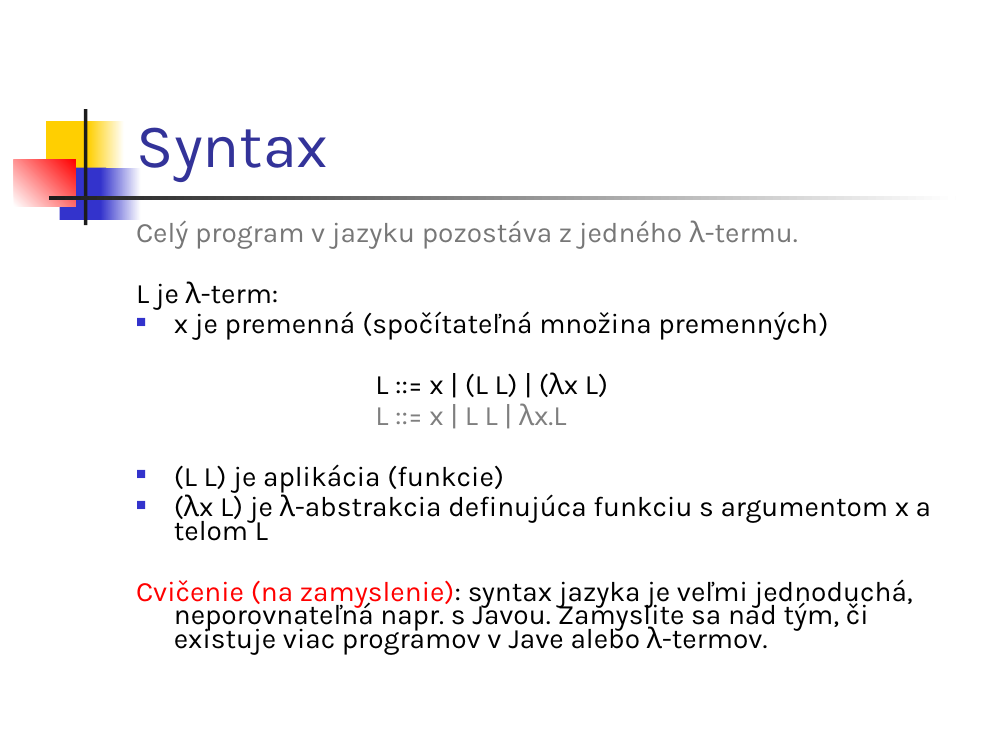
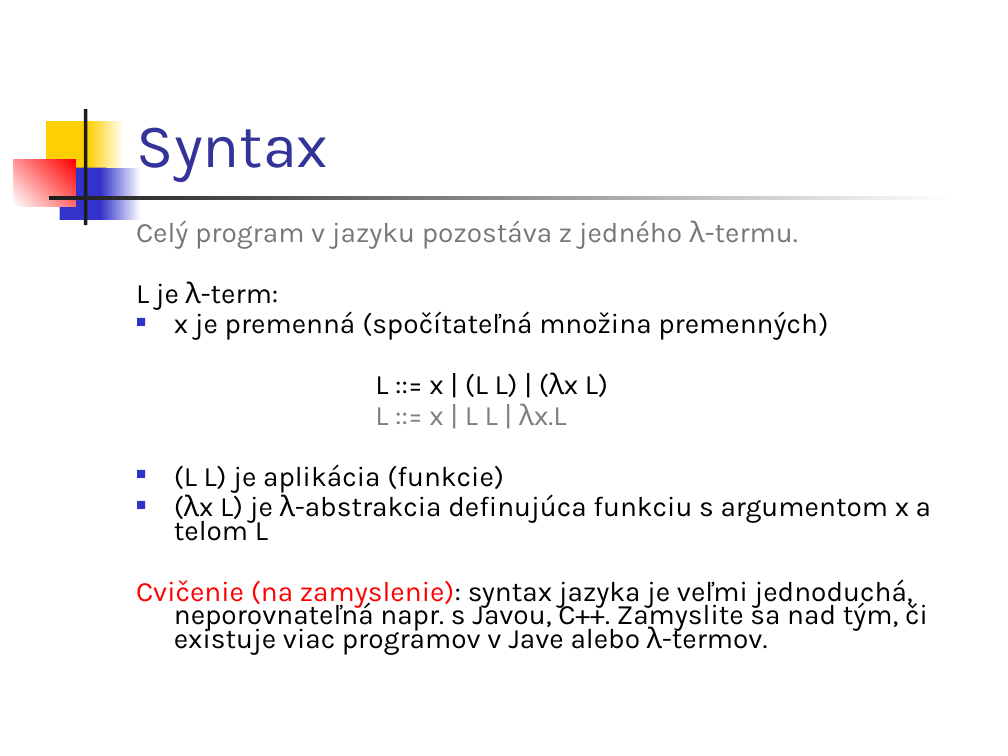
Before and after one commit to Funkcionalne/Prednasky, a slide deck: slide 8 of 05/05_fpro.ppt (slide 9 before the commit). Drawn at 1008x756 pixels with LibreOffice and Linux fonts; fonts in the diff are those of the drawing. Boxes give left, top, right and bottom in pixels: in the first picture for what was removed or moved away, otherwise in the second. Text is boxed around its words. In the diff, an @@ line names an element or a change of style, - is before the commit and + after.

```diff
--- a/05/05_fpro.ppt
+++ b/05/05_fpro.ppt
@@ text at (136, 580, 928, 655): text changed @@
-Cvičenie (na zamyslenie): syntax jazyka je veľmi jednoduchá, neporovnateľná napr. s Javou. Zamyslite sa nad tým, či existuje viac programov v Jave alebo λ-termov.
+Cvičenie (na zamyslenie): syntax jazyka je veľmi jednoduchá, neporovnateľná napr. s Javou, C++. Zamyslite sa nad tým, či existuje viac programov v Jave alebo λ-termov.
```
Also in this commit, not shown: 4 other slides changed, 1 slide removed, 2 other files.
